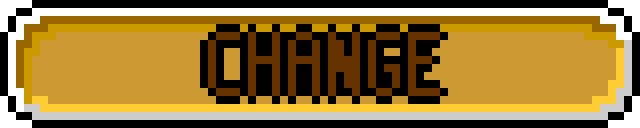
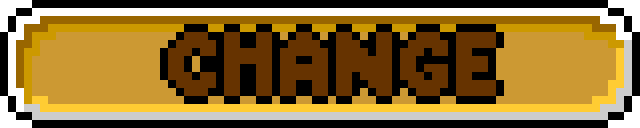
Revision of a layered 640 x 128 image; what changed, layer by layer:
painted on "text_change_pressed" over (160, 24, 504, 104)
